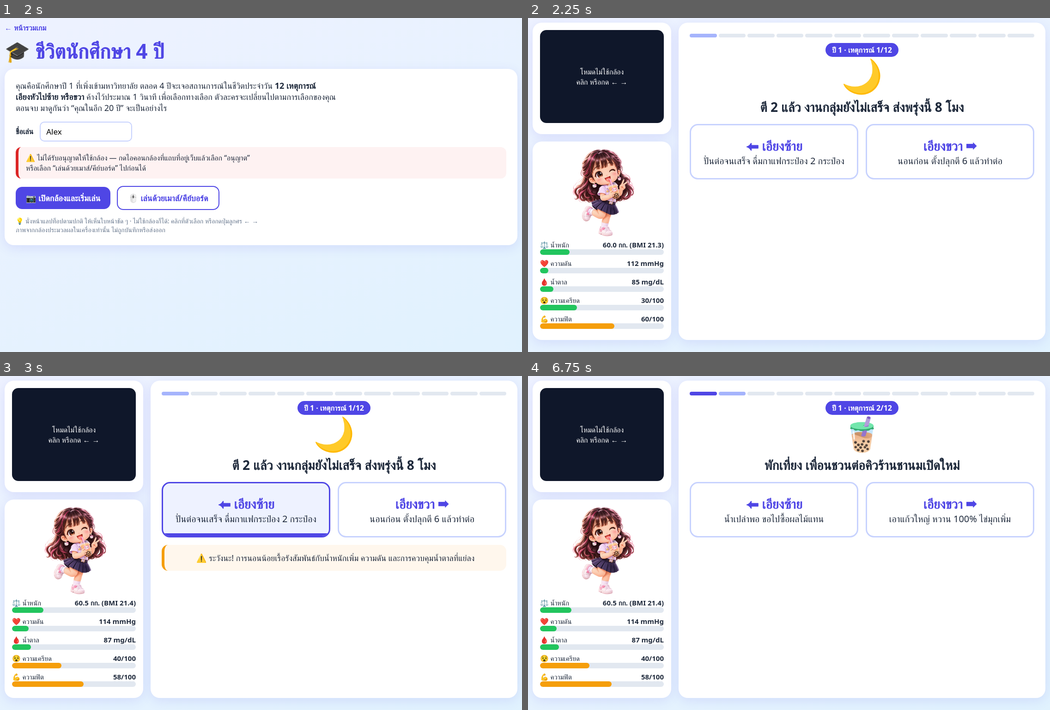
Above: before the commit, frames 1-4 (two rows, left to right).
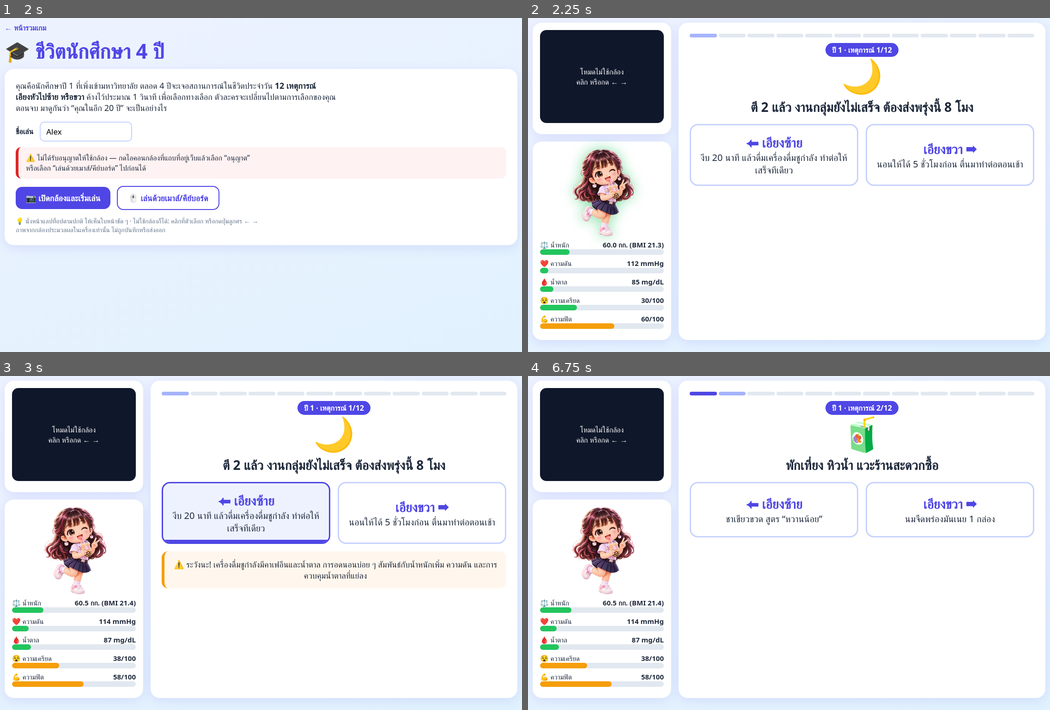
Above: after the commit, the same moments.

Repository: pornpanna/ncd-game
Game: browser game, page life.html
Two runs of this game, one before a commit and one after it. Both use one fixed random seed, a clock stepped at 60 frames per second and the inputs below.
Inputs (mouse positions are in pixels of both pictures, inside the frame that each line leads up to; where the layout moved, square brackets give the same spot in the first picture):
- Up to frame 1 (2 s): click (83, 131) at 0.27 s; type "Alex" at 0.27 s; click "📷 เปิดกล้องและเริ่มเล่น" at 0.52 s; click "📷 เปิดกล้องและเริ่มเล่น" at 1.27 s; tap Enter at 1.52 s
- Up to frame 2 (2.25 s): click "🖱️ เล่นด้วยเมาส์/คีย์บอร์ด" at 2.02 s
- Up to frame 3 (3 s): click (245, 512) [245, 509] at 2.77 s
- Up to frame 4 (6.75 s): click (950, 512) [950, 509] at 3.52 s; click (773, 512) [773, 509] at 4.27 s; click (950, 512) [950, 509] at 5.02 s; click (773, 512) [773, 509] at 5.77 s; click (950, 512) [950, 509] at 6.52 s

Frame 1 is identical in both runs. In frame 2, 3.3% of the frame differs, in the area x 8-97%, y 23-67%; in frame 3, 4.3%, in the area x 8-97%, y 23-88%; in frame 4, 1.6%.

Commit message:
ด่าน 2: ตัวเลือกยากขึ้น เดาไม่ได้ และตัวละครเปลี่ยนตามค่าสุขภาพชัดขึ้น
Co-Authored-By: Claude Opus 5.5 <noreply@anthropic.com>
Claude-Session: https://claude.ai/code/session_0173Mb44CTD6HkdyWwjzwvbz

Diff:
--- a/life.html
+++ b/life.html
@@ -168,42 +168,42 @@
    good = true ถ้าเป็นทางเลือกที่ดีต่อสุขภาพ
    ========================================================== */
 const SCENES = [
-  { y:1, e:'🌙', q:'ตี 2 แล้ว งานกลุ่มยังไม่เสร็จ ส่งพรุ่งนี้ 8 โมง',
-    a:[{t:'ปั่นต่อจนเสร็จ ดื่มกาแฟกระป๋อง 2 กระป๋อง', good:false, d:{w:.5,bp:2,sg:2,st:10,fit:-2}, k:'การนอนน้อยเรื้อรังสัมพันธ์กับน้ำหนักเพิ่ม ความดัน และการควบคุมน้ำตาลที่แย่ลง'},
-       {t:'นอนก่อน ตั้งปลุกตี 6 แล้วทำต่อ', good:true, d:{st:-3,fit:1}, k:'ผู้ใหญ่ควรนอน 7–9 ชั่วโมง/คืน การนอนพอช่วยทั้งความจำและสุขภาพ'}]},
-  { y:1, e:'🧋', q:'พักเที่ยง เพื่อนชวนต่อคิวร้านชานมเปิดใหม่',
-    a:[{t:'น้ำเปล่าพอ ขอไปซื้อผลไม้แทน', good:true, d:{w:-.3}, k:'เครื่องดื่มรสหวานเป็นแหล่งน้ำตาลหลักของวัยรุ่น ไม่ควรได้น้ำตาลเกิน 6 ช้อนชา/วัน'},
-       {t:'เอาแก้วใหญ่ หวาน 100% ไข่มุกเพิ่ม', good:false, d:{w:1.5,sg:4,st:-2}, k:'ชานม 1 แก้วอาจมีพลังงาน 300–500 kcal ถ้าดื่มทุกวัน น้ำหนักเพิ่มได้หลายกิโลต่อปี'}]},
-  { y:1, e:'🛗', q:'ห้องเรียนอยู่ชั้น 4 คิวลิฟต์ยาวมาก',
-    a:[{t:'ยืนรอลิฟต์ (เหนื่อยแล้ว)', good:false, d:{fit:-2,w:.3}, k:'กิจกรรมทางกายเล็ก ๆ ในชีวิตประจำวัน เช่น ขึ้นบันได เดิน สะสมรวมกันได้'},
-       {t:'เดินขึ้นบันได', good:true, d:{fit:4,w:-.3}, k:'องค์การอนามัยโลกแนะนำ กิจกรรมทางกายระดับปานกลาง 150–300 นาที/สัปดาห์'}]},
-  { y:2, e:'🍳', q:'ตื่นสาย เหลือ 15 นาทีก่อนเข้าเรียน',
-    a:[{t:'ซื้อนมจืด + แซนด์วิช/ไข่ต้ม ร้านหน้าคณะ', good:true, d:{st:-1}, k:'มื้อเช้าที่มีโปรตีนช่วยให้อิ่มนาน ลดการกินจุบจิบของหวานช่วงสาย'},
-       {t:'ไม่กินเช้า ค่อยไปกินบุฟเฟต์มื้อเย็นทีเดียว', good:false, d:{w:1,sg:3}, k:'การอดมื้อแล้วกินหนักทีเดียว ทำให้กินเกินความต้องการ และน้ำตาลในเลือดแกว่ง'}]},
-  { y:2, e:'🎉', q:'งานเลี้ยงรุ่นท้ายเทอม รุ่นพี่ยื่นแก้วเหล้ามาให้',
-    a:[{t:'ดื่มด้วย ไม่อยากเสียบรรยากาศ ต่อจนเช้า', good:false, d:{w:1,bp:4,sg:2,st:-2,fit:-2}, k:'แอลกอฮอล์เป็นปัจจัยเสี่ยงสำคัญของ NCD ทั้งความดัน โรคตับ มะเร็ง และพลังงานส่วนเกิน'},
-       {t:'ปฏิเสธอย่างสุภาพ ขอเป็นน้ำเปล่า/น้ำอัดลมไม่มีน้ำตาล', good:true, d:{st:1}, k:'ปฏิเสธได้โดยไม่เสียเพื่อน เช่น “พรุ่งนี้ต้องขับรถ/มีสอบ” การไม่ดื่มคือทางเลือกที่ปลอดภัยที่สุด'}]},
-  { y:2, e:'💨', q:'เพื่อนในหอยื่นบุหรี่ไฟฟ้ากลิ่นผลไม้ให้ลอง “แค่สูบเล่น ๆ ไม่ติดหรอก”',
-    a:[{t:'ไม่เอา ขอบใจ', good:true, d:{}, k:'บุหรี่ไฟฟ้ามีนิโคตินซึ่งเสพติดได้ง่าย และส่งผลต่อหัวใจ หลอดเลือด และปอด'},
-       {t:'ลองสักหน่อย กลิ่นหอมดี', good:false, d:{bp:5,fit:-5,st:-1}, k:'คนที่เริ่มสูบช่วงวัยรุ่นมีแนวโน้มติดและเลิกยาก นิโคตินเพิ่มความดันและอัตราการเต้นของหัวใจ'}]},
-  { y:3, e:'📚', q:'สัปดาห์สอบกลางภาค เครียดมาก',
-    a:[{t:'ตุนขนมกรุบกรอบ ช็อกโกแลต นั่งอ่านทั้งวันไม่ลุก', good:false, d:{w:1,sg:3,st:5,fit:-3}, k:'ความเครียดทำให้อยากกินของหวานมัน การนั่งนานต่อเนื่องเป็นปัจจัยเสี่ยงแยกจากการไม่ออกกำลังกาย'},
-       {t:'อ่านทีละ 50 นาที ลุกยืดเส้น เย็นไปเดินเล่นกับเพื่อน', good:true, d:{st:-6,fit:2}, k:'การขยับร่างกายและพูดคุยกับเพื่อน ช่วยจัดการความเครียดได้ดีกว่ากินระบายเครียด'}]},
-  { y:3, e:'🛵', q:'ฝนตก ขี้เกียจออกไปกินข้าว เปิดแอปสั่งอาหาร',
-    a:[{t:'ไก่ทอดชุดใหญ่ + เฟรนช์ฟรายส์ + น้ำอัดลม (โปรคุ้ม)', good:false, d:{w:1.5,bp:2,sg:2}, k:'อาหารทอด เค็ม และหวาน ในมื้อเดียว เกินความต้องการพลังงานได้ง่าย'},
-       {t:'ข้าวกล้อง + ไก่ย่าง + ผัด/ต้มผัก', good:true, d:{w:-.3}, k:'จานสุขภาพ 2:1:1 = ผัก 2 ส่วน ข้าว/แป้ง 1 ส่วน โปรตีน 1 ส่วน'}]},
-  { y:3, e:'🍜', q:'ข้าวหมดหอ เหลือบะหมี่กึ่งสำเร็จรูป',
-    a:[{t:'ใส่ผงปรุงครึ่งซอง เพิ่มไข่และผัก ไม่ซดน้ำจนหมด', good:true, d:{bp:-1}, k:'โซเดียมส่วนใหญ่อยู่ในซองเครื่องปรุงและน้ำซุป คนไทยกินเค็มเกินที่แนะนำ (โซเดียมไม่เกิน 2,000 มก./วัน)'},
-       {t:'ใส่ผงครบ เติมน้ำปลา ซดน้ำหมดถ้วย', good:false, d:{bp:5,w:.3}, k:'การกินเค็มเป็นประจำเพิ่มความเสี่ยงความดันโลหิตสูง โรคไต และโรคหัวใจ'}]},
-  { y:4, e:'💻', q:'ทำโปรเจกต์จบ นั่งหน้าคอมวันละ 10 ชั่วโมง',
-    a:[{t:'ตั้งเตือนทุกชั่วโมง ลุกเดิน ยืดเส้น 3–5 นาที', good:true, d:{fit:2,st:-2}, k:'การลุกขยับทุก 1 ชั่วโมง ลดผลเสียจากการนั่งนานต่อระบบเผาผลาญ'},
-       {t:'นั่งยาว สั่งของกินมาส่งที่โต๊ะ', good:false, d:{w:1,sg:2,fit:-3,st:3}, k:'พฤติกรรมเนือยนิ่งนาน ๆ สัมพันธ์กับโรคอ้วน เบาหวาน และโรคหัวใจ'}]},
-  { y:4, e:'🏃', q:'ว่างเย็นวันศุกร์ เพื่อนชวนไปวิ่ง/เตะบอล',
-    a:[{t:'ไปด้วย! ทำเป็นกิจกรรมประจำทุกสัปดาห์', good:true, d:{fit:6,w:-.8,bp:-2,sg:-2,st:-4}, k:'การออกกำลังกายสม่ำเสมอช่วยลดความดัน ปรับน้ำตาล และลดความเครียด'},
-       {t:'ไม่ไปดีกว่า นอนดูซีรีส์ต่อ', good:false, d:{fit:-2,w:.4}, k:'เวลาหน้าจอมาก ๆ มักมาคู่กับการนั่งนานและกินขนมจุบจิบ'}]},
+  { y:1, e:'🌙', q:'ตี 2 แล้ว งานกลุ่มยังไม่เสร็จ ต้องส่งพรุ่งนี้ 8 โมง',
+    a:[{t:'งีบ 20 นาที แล้วดื่มเครื่องดื่มชูกำลัง ทำต่อให้เสร็จทีเดียว', good:false, d:{w:.5,bp:2,sg:2,st:8,fit:-2}, k:'เครื่องดื่มชูกำลังมีคาเฟอีนและน้ำตาล การอดนอนบ่อย ๆ สัมพันธ์กับน้ำหนักเพิ่ม ความดัน และการควบคุมน้ำตาลที่แย่ลง'},
+       {t:'นอนให้ได้ 5 ชั่วโมงก่อน ตื่นมาทำต่อตอนเช้า', good:true, d:{st:-3,fit:1}, k:'การนอนพอช่วยทั้งความจำและสุขภาพ ผู้ใหญ่ควรนอน 7–9 ชั่วโมง ถ้าจำเป็นต้องเลือก การนอนก่อนดีกว่าฝืนอดนอนด้วยคาเฟอีน'}]},
+  { y:1, e:'🧃', q:'พักเที่ยง หิวน้ำ แวะร้านสะดวกซื้อ',
+    a:[{t:'ชาเขียวขวด สูตร “หวานน้อย”', good:false, d:{w:.8,sg:3}, k:'“หวานน้อย” ไม่ได้แปลว่าไม่มีน้ำตาล เครื่องดื่มขวดบางชนิดแม้เป็นสูตรหวานน้อยก็ยังมีน้ำตาลหลายช้อนชา ต้องดูฉลากเสมอ'},
+       {t:'นมจืดพร่องมันเนย 1 กล่อง', good:true, d:{w:-.2}, k:'นมจืดไม่เติมน้ำตาล ให้โปรตีนและแคลเซียม เป็นทางเลือกที่ดีกว่าเครื่องดื่มรสหวาน'}]},
+  { y:1, e:'🍊', q:'ของว่างช่วงบ่าย อยากได้อะไรสดชื่น ๆ',
+    a:[{t:'น้ำส้มคั้น 100% ไม่เติมน้ำตาล 1 แก้วใหญ่', good:false, d:{w:.5,sg:2}, k:'น้ำผลไม้ 100% ยังมีน้ำตาลจากผลไม้หลายลูกรวมกัน แต่เส้นใยหายไป ทำให้ดื่มได้มากและน้ำตาลขึ้นเร็ว'},
+       {t:'ส้มทั้งผล 2 ลูก', good:true, d:{w:-.2}, k:'กินผลไม้ทั้งผลได้เส้นใยอาหาร อิ่มนานกว่า และน้ำตาลเข้าสู่เลือดช้ากว่าการดื่มน้ำผลไม้'}]},
+  { y:2, e:'🥣', q:'ตื่นสาย เหลือ 15 นาทีก่อนเข้าเรียน',
+    a:[{t:'ขนมปังโฮลวีต + ไข่ต้ม + นมจืด', good:true, d:{st:-1}, k:'มื้อเช้าที่มีโปรตีนและธัญพืชไม่ขัดสีช่วยให้อิ่มนาน ลดการกินจุบจิบของหวานช่วงสาย'},
+       {t:'ซีเรียลรสช็อกโกแลต “เสริมวิตามิน” + นม', good:false, d:{w:.8,sg:3}, k:'คำว่า “เสริมวิตามิน” บนกล่องไม่ได้แปลว่าน้ำตาลน้อย ซีเรียลรสหวานหลายชนิดมีน้ำตาลสูง ควรเทียบฉลาก'}]},
+  { y:2, e:'🥗', q:'มื้อกลางวันที่โรงอาหาร อยากกินให้เฮลตี้',
+    a:[{t:'สลัดผักราดน้ำสลัดครีมเยอะ ๆ + ไก่ทอดชิ้นใหญ่', good:false, d:{w:1.2,bp:1,sg:1}, k:'สลัดไม่ได้เฮลตี้เสมอไป น้ำสลัดครีมและไก่ทอดเพิ่มไขมันและพลังงานได้มากกว่าข้าวหนึ่งจาน'},
+       {t:'ข้าวกล้อง + แกงจืดเต้าหู้หมูสับ + ผัดผัก', good:true, d:{w:-.3,bp:-1}, k:'ใกล้เคียงจานสุขภาพ 2:1:1 คือผัก 2 ส่วน ข้าว/แป้ง 1 ส่วน โปรตีน 1 ส่วน'}]},
+  { y:2, e:'🎉', q:'งานเลี้ยงรุ่น เพื่อนคะยั้นคะยอให้ดื่ม',
+    a:[{t:'ดื่มเบียร์ไลต์ 2 กระป๋อง เพราะแคลอรีต่ำกว่า', good:false, d:{w:.6,bp:3,sg:1,fit:-1}, k:'เบียร์ไลต์ยังเป็นเครื่องดื่มแอลกอฮอล์ แอลกอฮอล์เพิ่มความเสี่ยงความดันสูง โรคตับ และมะเร็ง ไม่ว่าจะแคลอรีต่ำแค่ไหน'},
+       {t:'ขอเป็นโซดามะนาว ไม่ใส่น้ำเชื่อม', good:true, d:{st:1}, k:'ร่วมสนุกได้โดยไม่ต้องดื่มแอลกอฮอล์ การไม่ดื่มคือทางเลือกที่ปลอดภัยที่สุด'}]},
+  { y:3, e:'💨', q:'เพื่อนในหอยื่นบุหรี่ไฟฟ้าให้ “ตัวนี้ไม่มีนิโคตินนะ ลองดิ”',
+    a:[{t:'ลองนิดเดียว เพราะไม่มีนิโคตินก็ไม่น่าอันตราย', good:false, d:{bp:4,fit:-4}, k:'บุหรี่ไฟฟ้าผิดกฎหมายในประเทศไทย ละอองยังมีสารอันตรายต่อปอดและหลอดเลือด และเคยตรวจพบนิโคตินในผลิตภัณฑ์ที่อ้างว่าไม่มี'},
+       {t:'ปฏิเสธ แล้วชวนเพื่อนไปซื้อน้ำแทน', good:true, d:{}, k:'ปฏิเสธได้โดยไม่เสียเพื่อน การไม่เริ่มคือวิธีป้องกันการติดที่ดีที่สุด'}]},
+  { y:3, e:'📚', q:'สัปดาห์สอบ ต้องอ่านหนังสือทั้งวัน',
+    a:[{t:'อ่านรวดเดียว 6 ชั่วโมงไม่ลุก แต่เปลี่ยนจากขนมเป็นถั่วอบ', good:false, d:{w:.3,st:3,fit:-3}, k:'ของว่างดีขึ้นก็จริง แต่การนั่งนานต่อเนื่องเป็นปัจจัยเสี่ยงแยกต่างหาก ควรลุกขยับทุก 1 ชั่วโมง'},
+       {t:'อ่าน 50 นาที พัก 10 นาที ลุกเดินยืดเส้น', good:true, d:{st:-5,fit:2}, k:'การลุกขยับเป็นช่วง ๆ ลดผลเสียจากการนั่งนาน และช่วยให้สมองพร้อมเรียนรู้มากขึ้น'}]},
+  { y:3, e:'🍜', q:'ข้าวหมดหอ เหลือแต่บะหมี่กึ่งสำเร็จรูป',
+    a:[{t:'แบบถ้วย “สูตรลดโซเดียม” ซดน้ำซุปจนหมด', good:false, d:{bp:5,w:.3}, k:'สูตรลดโซเดียมยังมีโซเดียมอยู่ และโซเดียมส่วนใหญ่อยู่ในน้ำซุป การซดหมดทำให้ได้รับเกือบทั้งหมด (ไม่ควรเกิน 2,000 มก./วัน)'},
+       {t:'แบบซองปกติ ใส่ผงปรุงครึ่งซอง เพิ่มไข่กับผัก ไม่ซดน้ำ', good:true, d:{bp:-1}, k:'ลดเครื่องปรุงและไม่ซดน้ำช่วยลดโซเดียมได้มาก เพิ่มไข่และผักให้ได้โปรตีนและเส้นใย'}]},
+  { y:4, e:'🌶️', q:'มื้อเย็นที่ร้านส้มตำหน้ามหาวิทยาลัย',
+    a:[{t:'ไก่ย่างไม่เอาหนัง + ส้มตำไทยไม่หวาน + ผักสด', good:true, d:{w:-.3,bp:-1}, k:'ลดหนังไก่ช่วยลดไขมัน ส่วนส้มตำไทยแบบไม่หวานและผักสดช่วยเพิ่มเส้นใย'},
+       {t:'ไก่ย่างจิ้มแจ่ว + ส้มตำปูปลาร้า + ซุปหน่อไม้', good:false, d:{bp:5,w:.5}, k:'ปลาร้า น้ำจิ้มแจ่ว และซุปหน่อไม้ล้วนมีโซเดียมสูง กินรวมกันมื้อเดียวอาจได้โซเดียมเกินครึ่งวัน'}]},
+  { y:4, e:'🏃', q:'วิ่งเสร็จ 5 กิโลเมตร รู้สึกภูมิใจมาก',
+    a:[{t:'ฉลองด้วยชานมไข่มุกแก้วใหญ่ เพราะเผาไปแล้ว', good:false, d:{w:.8,sg:3,fit:3}, k:'วิ่ง 5 กม. เผาผลาญได้ราว 300 kcal แต่ชานมแก้วใหญ่อาจมี 400 kcal ขึ้นไป ได้ความฟิต แต่พลังงานกลับเกิน'},
+       {t:'ดื่มน้ำเปล่า แล้วกินมื้อเย็นตามปกติ', good:true, d:{fit:4,w:-.5,bp:-1,sg:-1,st:-3}, k:'การออกกำลังกายสม่ำเสมอจะได้ผลเต็มที่ เมื่อไม่ชดเชยด้วยเครื่องดื่มหวาน'}]},
   { y:4, e:'🩺', q:'คณะจัดตรวจสุขภาพฟรีสำหรับนักศึกษาปี 4',
-    a:[{t:'ไม่ไป ยังหนุ่มสาว แข็งแรงดี', good:false, d:{st:1}, k:'โรค NCD ระยะแรกมักไม่มีอาการ ความดันสูงหรือน้ำตาลสูงอาจรู้ได้จากการตรวจเท่านั้น'},
-       {t:'ไปตรวจ วัดความดัน ชั่งน้ำหนัก ดูรอบเอว', good:true, d:{st:-1}, k:'ควรตรวจคัดกรองเป็นประจำ รอบเอวไม่ควรเกิน “ส่วนสูง ÷ 2”'}]},
+    a:[{t:'ขอชั่งน้ำหนักอย่างเดียวพอ เพราะ BMI ปกติอยู่แล้ว', good:false, d:{}, k:'น้ำหนักปกติก็อาจมีไขมันหน้าท้อง ความดันสูง หรือน้ำตาลสูงได้ โรค NCD ระยะแรกมักไม่มีอาการ'},
+       {t:'วัดความดัน รอบเอว และน้ำตาลด้วย', good:true, d:{st:-1}, k:'ตรวจคัดกรองให้ครบ รอบเอวไม่ควรเกิน “ส่วนสูง ÷ 2” และควรรู้ค่าความดันของตนเอง'}]},
 ];
 
 /* ค่าเริ่มต้น */
@@ -310,26 +310,37 @@
 }
 
 /* ---------- ตัวละคร (ภาพ img/mascot.webp + เอฟเฟกต์ตามค่าสุขภาพ) ---------- */
-function avatar(st, age, size=200){
+function avatar(st, age, size=200, stats=false){
   const b=bmi(st);
-  const wide = clamp(1 + (b-21.3)*0.04, 0.92, 1.45);          // น้ำหนักมาก = ตัวกว้างขึ้น
-  const flush = clamp((st.bp-115)/30,0,1);                    // ความดันสูง = หน้าแดง
-  const tired = clamp((45-st.fit)/45,0,1);                    // ฟิตต่ำ = ดูหมองลง
-  let f = `saturate(${(1-tired*.45).toFixed(2)}) brightness(${(1-tired*.12).toFixed(2)})`;
-  if (age>=2) f += ' grayscale(.35) sepia(.25) contrast(.95)';  // อายุมากขึ้น
-  if (flush>.3) f += ` drop-shadow(0 0 ${Math.round(flush*14)}px rgba(239,68,68,${(flush*.7).toFixed(2)}))`;
+  const wide = clamp(1 + (b-21.3)*0.075, 0.88, 1.75);         // น้ำหนักมาก = ตัวกว้างขึ้นชัดเจน
+  const short = clamp(1 - (b-21.3)*0.01, 0.9, 1.02);
+  const flush = clamp((st.bp-115)/25,0,1);                    // ความดันสูง = แสงแดง
+  const tired = clamp((50-st.fit)/50,0,1);                    // ฟิตต่ำ = หมอง
+  const healthy = b<23 && st.bp<125 && st.sg<100 && st.fit>=60;
+  let f = `saturate(${(1-tired*.6).toFixed(2)}) brightness(${(1-tired*.18).toFixed(2)})`;
+  if (age>=2) f += ` grayscale(${healthy?.25:.6}) sepia(${healthy?.15:.35}) contrast(.92)`;
+  if (flush>.2) f += ` drop-shadow(0 0 ${Math.round(6+flush*18)}px rgba(239,68,68,${(.35+flush*.55).toFixed(2)}))`;
+  else if (healthy) f += ' drop-shadow(0 0 14px rgba(34,197,94,.55))';
   const badges=[];
   if (age===1) badges.push('🎓');
   if (st.st>65) badges.push('😵'); else if (st.st<25) badges.push('😊');
   if (b>=27.5) badges.push('🍔'); if (st.bp>=135) badges.push('❤️‍🩹'); if (st.sg>=110) badges.push('🩸');
-  if (st.fit>=75) badges.push('💪');
+  if (st.fit>=75) badges.push('💪'); if (healthy && age>=1) badges.push('✨');
   if (age>=2) badges.push('👓');
+  // ภาพอายุ 42 แบบแยก (ถ้ามีไฟล์) — ไม่มีไฟล์จะใช้ภาพเดิม + เอฟเฟกต์แทน
+  const src = age>=2 ? (healthy?'img/mascot_42_good.webp':'img/mascot_42_risk.webp') : 'img/mascot.webp';
   const h=Math.round(size*1.05);
+  const chip=(txt,bad)=>`<span style="background:${bad?'#fee2e2':'#dcfce7'};color:${bad?'#991b1b':'#166534'};border-radius:999px;padding:1px 8px;font-size:13px;font-weight:600;white-space:nowrap">${txt}</span>`;
+  const dw=st.w-BASE.w;
+  const chips = stats ? `<div style="display:flex;flex-wrap:wrap;gap:4px;justify-content:center;margin-top:6px">
+      ${chip(`⚖️ ${st.w.toFixed(0)} กก.${Math.abs(dw)>=0.5?` (${dw>0?'+':''}${dw.toFixed(1)})`:''}`, b>=23)}
+      ${chip(`❤️ ${Math.round(st.bp)}`, st.bp>=125)}${chip(`🩸 ${Math.round(st.sg)}`, st.sg>=100)}${chip(`💪 ${Math.round(st.fit)}`, st.fit<50)}</div>` : '';
   return `<div style="position:relative;width:${size}px;height:${h}px;margin:0 auto;display:flex;align-items:flex-end;justify-content:center">
-    <img src="img/mascot.webp" alt="ตัวละคร" style="height:100%;transform:scaleX(${wide.toFixed(3)});transform-origin:bottom center;filter:${f};transition:transform .6s, filter .6s">
+    <img src="${src}" alt="ตัวละคร" onerror="this.onerror=null;this.src='img/mascot.webp'" onload="if(this.src.indexOf('_42_')>-1){this.style.filter='none';this.style.transform='none'}"
+      style="height:100%;transform:scale(${wide.toFixed(3)},${short.toFixed(3)});transform-origin:bottom center;filter:${f};transition:transform .6s, filter .6s">
     ${age>=2?`<span style="position:absolute;bottom:4px;left:50%;transform:translateX(-50%);background:#475569;color:#fff;border-radius:999px;padding:2px 10px;font-size:13px">อายุ 42</span>`:''}
-    <div style="position:absolute;top:0;right:0;display:flex;flex-direction:column;gap:2px;font-size:${Math.round(size/7)}px">${badges.map(e=>`<span>${e}</span>`).join('')}</div>
-  </div>`;
+    <div style="position:absolute;top:0;right:-6px;display:flex;flex-direction:column;gap:2px;font-size:${Math.round(size/5.5)}px">${badges.map(e=>`<span>${e}</span>`).join('')}</div>
+  </div>${chips}`;
 }
 function mix(a,b,t){ const p=h=>[1,3,5].map(i=>parseInt(h.substr(i,2),16)); const A=p(a),B=p(b); return '#'+A.map((x,i)=>Math.round(x+(B[i]-x)*t).toString(16).padStart(2,'0')).join(''); }
 
@@ -343,9 +354,9 @@
   fut.sg = BASE.sg + (grad.sg-BASE.sg)*FUTURE_MULT + 5;
   fut.st = clamp(BASE.st + (grad.st-BASE.st)*1.5, 0, 100);
   fut.fit= clamp(BASE.fit + (grad.fit-BASE.fit)*FUTURE_MULT - 10, 0, 100);
-  $('av-start').innerHTML=avatar(BASE,0,170);
-  $('av-grad').innerHTML=avatar(grad,1,170);
-  $('av-future').innerHTML=avatar(fut,2,170);
+  $('av-start').innerHTML=avatar(BASE,0,170,true);
+  $('av-grad').innerHTML=avatar(grad,1,170,true);
+  $('av-future').innerHTML=avatar(fut,2,170,true);
   const good=hist.filter(h=>h.good).length;
   $('end-title').textContent = `🔮 ${name||'คุณ'}ในอีก 20 ปี`;
   const b=bmi(fut);
